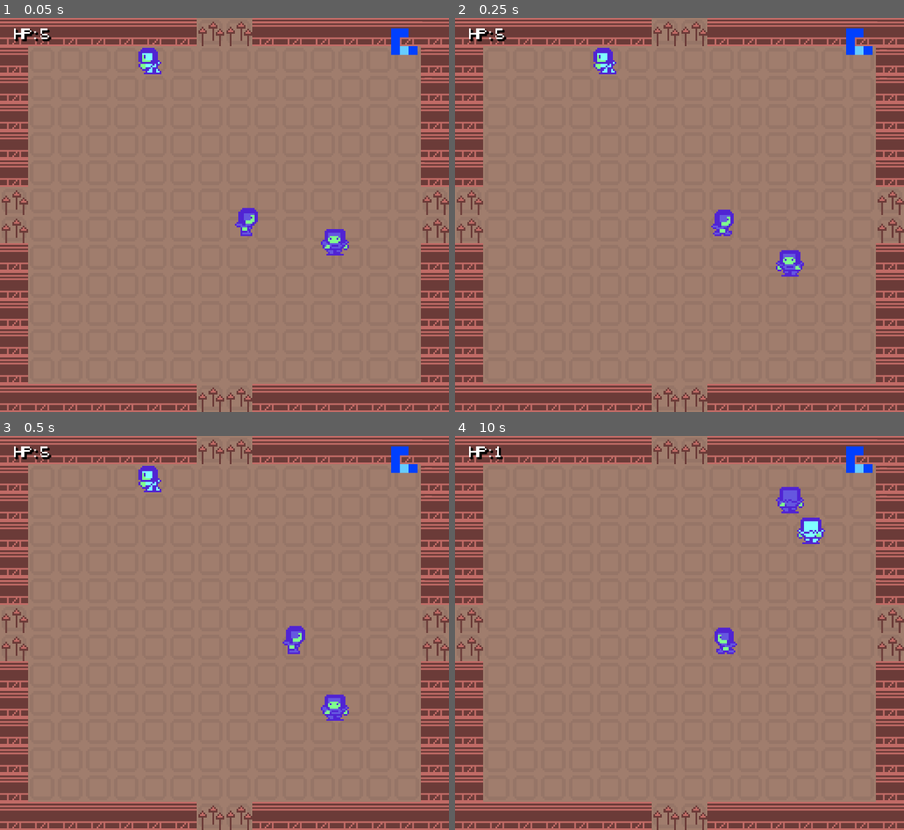
Above: before the commit, frames 1-4 (two rows, left to right).
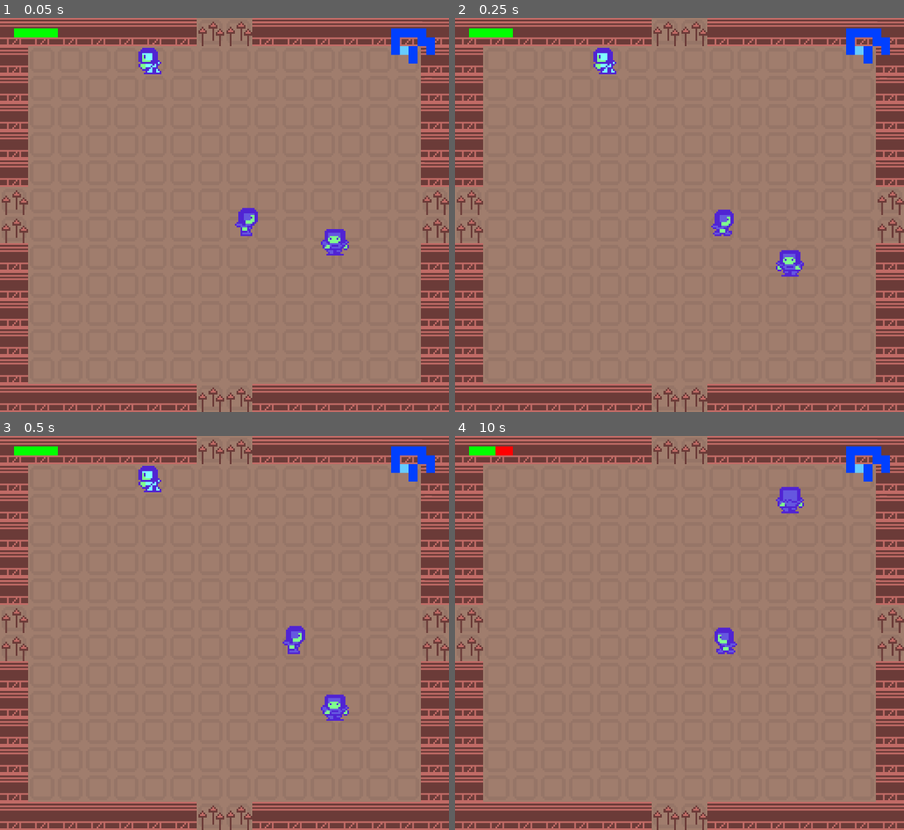
Above: after the commit, the same moments.

Repository: PlasmaDiffusion/ZombieHouse
Game: Godot game, scene res://scenes/levels/level1.tscn
The game is run twice, just before and just after one commit, with the same random seed, the same clock (stepped at 60 frames per second) and the same inputs.
Inputs:
- Up to frame 1 (0.05 s): no input
- Up to frame 2 (0.25 s): no input
- Up to frame 3 (0.5 s): no input
- Up to frame 4 (10 s): hold Up (ui_up) 0.53-2.03 s; tap Z (attack) every 0.75 s from 0.6 to 9.6 s; hold Left (ui_left) 2.03-3.53 s; hold Down (ui_down) 3.53-4.28 s; hold Right (ui_right) 4.28-5.03 s; hold Up (ui_up) 5.03-5.78 s; hold Right (ui_right) 5.78-8.03 s; hold Down (ui_down) 8.03-8.78 s; hold Left (ui_left) 8.78-9.53 s; hold Up (ui_up) from 9.53 s (still down)

The runs differ from the first frame. In frame 1, 0.6% of the frame differs, in the area x 3-97%, y 2-12%; in frame 2, 0.6%; in frame 3, 0.6%; in frame 4, 0.9%, in the area x 3-97%, y 2-28%.

Commit message:
Healthbar

Diff:
--- a/scenes/levels/level1.tscn
+++ b/scenes/levels/level1.tscn
@@ -7,8 +7,8 @@
 [ext_resource type="Script" uid="uid://clafd7vd65rk5" path="res://scripts/roomController.gd" id="4_room_controller"]
 [ext_resource type="Script" uid="uid://bkr8ctsalica6" path="res://scripts/hud.gd" id="5_hud"]
 [ext_resource type="PackedScene" uid="uid://c6kdynws2lnx3" path="res://scenes/objects/warp.tscn" id="7_2r1tl"]
-
-[ext_resource type="Script" path="res://scripts/map.gd" id="8_map"]
+[ext_resource type="Script" uid="uid://diy5qlclgsfjw" path="res://scripts/map.gd" id="8_map"]
+[ext_resource type="Script" uid="uid://7mcelq34bdku" path="res://scripts/health_bar.gd" id="9_health_bar"]
 
 [node name="Level1" type="Node2D" unique_id=1145337196]
 script = ExtResource("4_room_controller")
@@ -25,18 +25,14 @@
 mouse_filter = 2
 script = ExtResource("5_hud")
 
-[node name="HealthLabel" type="Label" parent="CanvasLayer/HUD" unique_id=535984010]
-layout_mode = 0
+[node name="HealthBar" type="Control" parent="CanvasLayer/HUD" unique_id=721841417]
+anchors_preset = 0
 offset_left = 8.0
 offset_top = 6.0
-offset_right = 100.0
-offset_bottom = 24.0
-theme_override_colors/font_shadow_color = Color(0, 0, 0, 1)
-theme_override_constants/shadow_offset_x = 1
-theme_override_constants/shadow_offset_y = 1
-theme_override_fonts/font = ExtResource("3_1seuy")
-theme_override_font_sizes/font_size = 8
-text = "Health: 5"
+offset_right = 33.0
+offset_bottom = 11.0
+mouse_filter = 2
+script = ExtResource("9_health_bar")
 
 [node name="DeathLabel" type="Label" parent="CanvasLayer/HUD" unique_id=763696566]
 visible = false
@@ -55,8 +51,8 @@
 horizontal_alignment = 1
 vertical_alignment = 1
 
-[node name="Map" type="Control" parent="CanvasLayer/HUD"]
-layout_mode = 0
+[node name="Map" type="Control" parent="CanvasLayer/HUD" unique_id=1304937535]
+anchors_preset = 0
 anchor_left = 1.0
 anchor_right = 1.0
 offset_left = -33.0
--- /dev/null
+++ b/scripts/health_bar.gd
@@ -0,0 +1,16 @@
+extends Control
+
+const UNIT_SIZE = 5.0
+var health: float = 0.0
+var max_health: float = 0.0
+
+func set_health(current_health: float, maximum_health: float) -> void:
+	max_health = maxf(0.0, maximum_health)
+	health = clampf(current_health, 0.0, max_health)
+	size = Vector2(max_health * UNIT_SIZE, UNIT_SIZE)
+	queue_redraw()
+
+func _draw() -> void:
+	# Every health unit occupies 5 by 5 pixels; missing health stays red.
+	draw_rect(Rect2(Vector2.ZERO, Vector2(max_health * UNIT_SIZE, UNIT_SIZE)), Color.RED)
+	draw_rect(Rect2(Vector2.ZERO, Vector2(health * UNIT_SIZE, UNIT_SIZE)), Color.GREEN)
--- a/scripts/hud.gd
+++ b/scripts/hud.gd
@@ -1,6 +1,6 @@
 extends Control
 
-@onready var health_label: Label = $HealthLabel
+@onready var health_bar = $HealthBar
 @onready var death_label: Label = $DeathLabel
 @onready var player = get_node("../../Player")
 
@@ -11,7 +11,7 @@
 	death_label.hide()
 
 func _update_health(current_health: float) -> void:
-	health_label.text = "HP: %d" % int(ceil(current_health))
+	health_bar.set_health(current_health, player.maxHealth)
 
 func _on_player_died() -> void:
 	death_label.show()
--- a/scripts/map.gd
+++ b/scripts/map.gd
@@ -1,10 +1,10 @@
 extends Control
 
 const ROOM_LAYOUT = [
-	"xx---",
-	"x----",
-	"xox--",
-	"-----",
+	"xxxx-",
+	"x--xx",
+	"xox-x",
+	"--x--",
 ]
 const START_ROOM = Vector2i(1, 2)
 const CELL_SIZE = 5
--- a/scripts/player.gd
+++ b/scripts/player.gd
@@ -4,8 +4,9 @@
 signal died
 
 @export var health: float = 5.0
+@export var maxHealth: float = 5.0
 # Invincibility duration in physics frames.
-@export var max_iframes: float = 10.0
+@export var max_iframes: float = 30.0
 var iframes: float = 0.0
 
 @export var speed: float = 100.0
Not shown, added: scripts/health_bar.gd.uid
